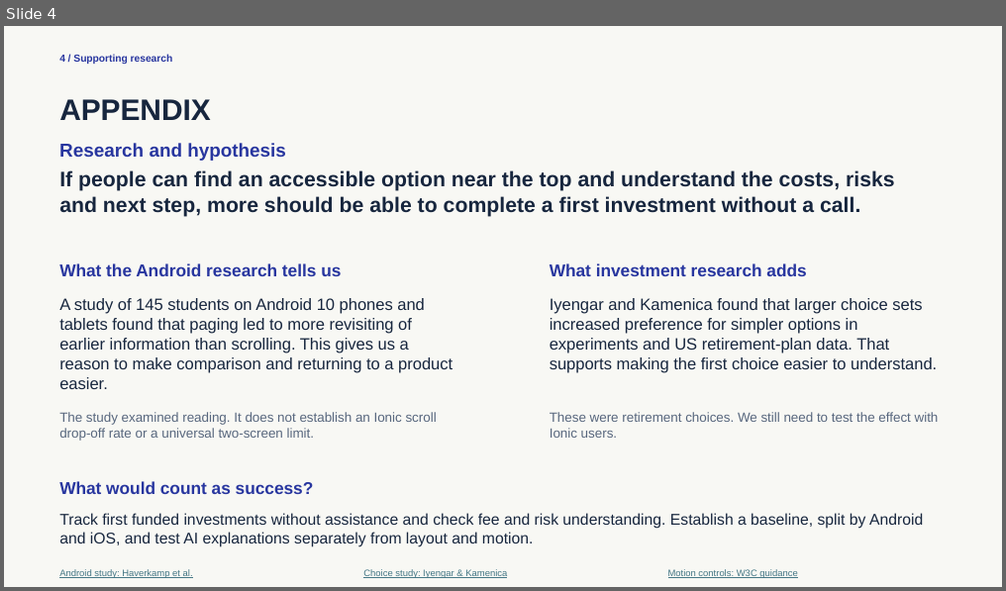
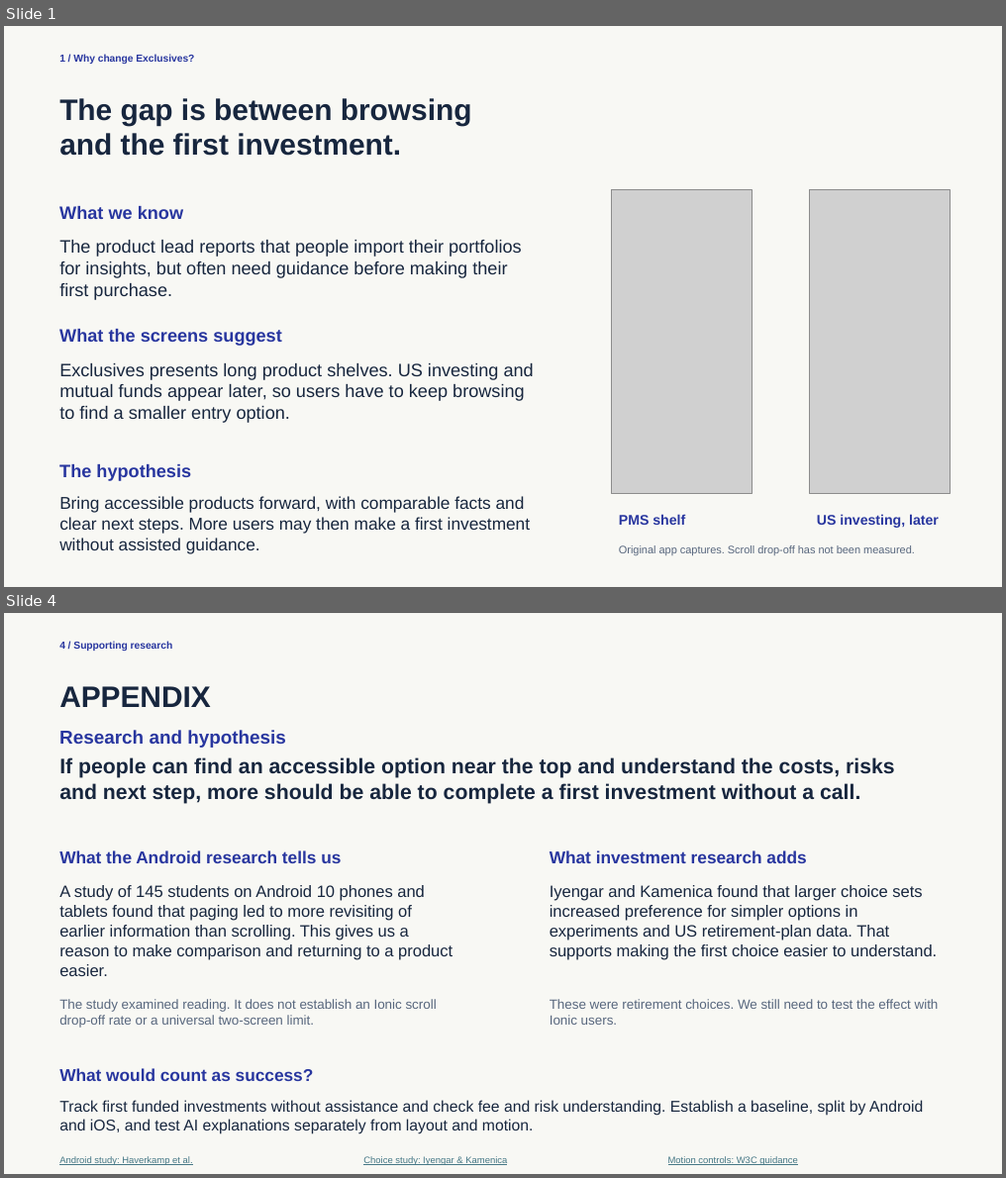
Before and after one commit to sd7souvik007-svg/ionic_Ui, a slide deck: deliverables/Ionic-Exclusives-Final.pptx. Shown one above the other, each under a label of ours: slide 4 before the commit, slides 1 and 4 after it; the slides between them are not shown. The pictures are 1006x591 and 1006x1178 pixels, drawn with LibreOffice and Linux fonts; fonts in the diff are those of the drawing; grey boxes stand for pictures. Boxes give left, top, right and bottom in pixels: in the first picture for what was removed or moved away, otherwise in the second. Text is boxed around its words. In the diff, an @@ line names an element or a change of style, - is before the commit and + after.

Commit message:
Sharpen product narrative with original shelf evidence and decision support

```diff
--- a/deliverables/Ionic-Exclusives-Final.pptx
+++ b/deliverables/Ionic-Exclusives-Final.pptx
@@ slide 1 added at (4, 26, 1002, 587), background #F8F8F4 @@
@@ text added at (59, 54, 194, 64), 9.8 pt, text #28369F, bold @@
+1 / Why change Exclusives?
@@ text added at (59, 98, 472, 156), 28.5 pt, text #17263E, bold @@
+The gap is between browsing
+and the first investment.
@@ picture added at (611, 189, 751, 494) @@
@@ picture added at (810, 189, 950, 494) @@
@@ text added at (59, 206, 183, 219), 17.2 pt, text #28369F, bold @@
+What we know
@@ text added at (59, 240, 522, 300), 17.2 pt, text #17263E @@
+The product lead reports that people import their portfolios for insights, but often need guidance before making their first purchase.
@@ text added at (59, 329, 281, 346), 17.2 pt, text #28369F, bold @@
+What the screens suggest
@@ text added at (59, 364, 534, 423), 17.2 pt, text #17263E @@
+Exclusives presents long product shelves. US investing and mutual funds appear later, so users have to keep browsing to find a smaller entry option.
@@ text added at (59, 465, 191, 481), 17.2 pt, text #28369F, bold @@
+The hypothesis
@@ text added at (59, 496, 530, 555), 16.5 pt, text #17263E @@
+Bring accessible products forward, with comparable facts and clear next steps. More users may then make a first investment without assisted guidance.
@@ text added at (619, 514, 685, 525), 13.5 pt, text #28369F, bold @@
+PMS shelf
@@ text added at (817, 514, 939, 528), 13.5 pt, text #28369F, bold @@
+US investing, later
@@ text added at (619, 546, 915, 557), 10.5 pt, text #58677E @@
+Original app captures. Scroll drop-off has not been measured.
```
Also in this commit, not shown: 2 slides changed, 1 slide removed, 2 other files.
